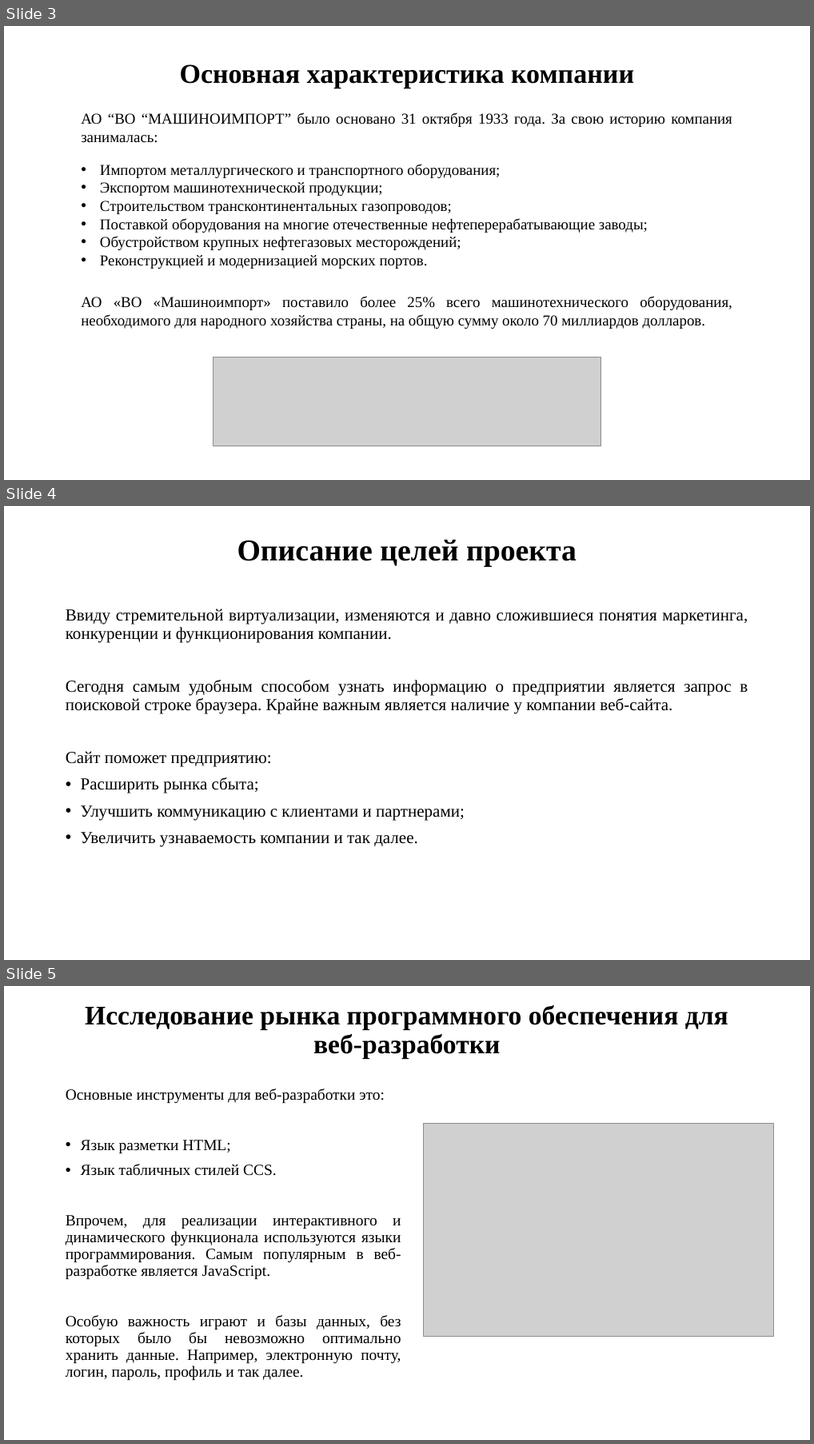
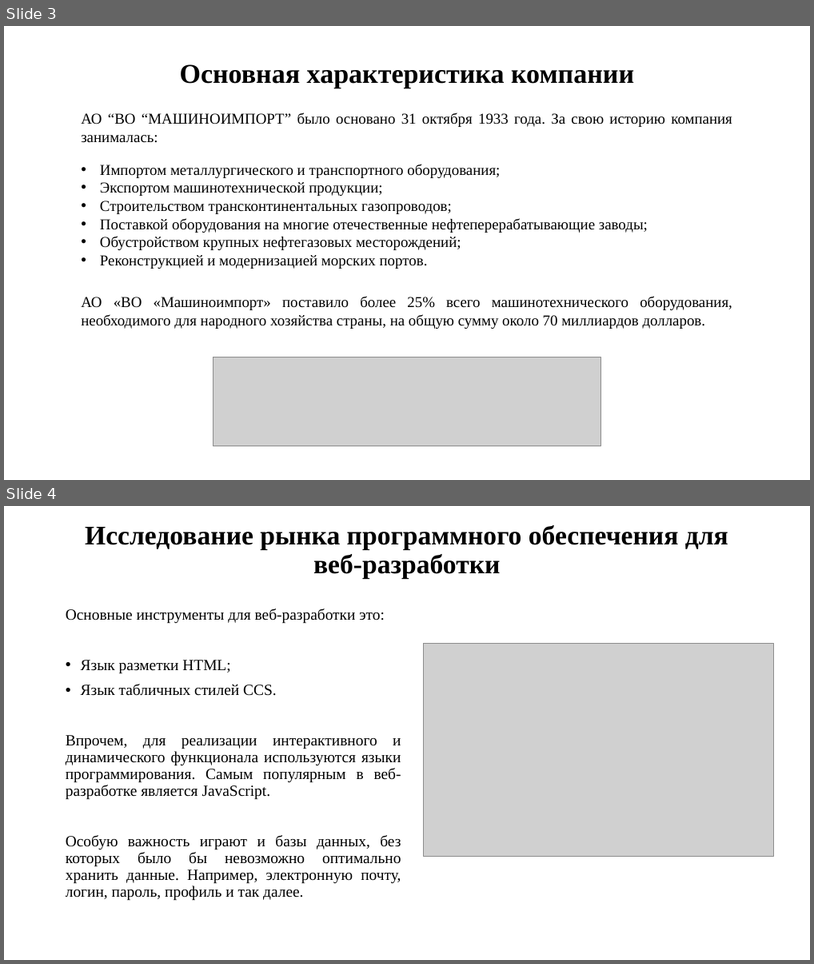
Before and after one commit to AtaevB/Commercial-Website-dev, a slide deck: презентация к диплому.pptx. Shown one above the other, each under a label of ours: slides 3, 4 and 5 before the commit, slides 3 and 4 after it. The pictures are 814x1444 and 814x964 pixels, drawn with LibreOffice and Linux fonts; fonts in the diff are those of the drawing; grey boxes stand for pictures. Boxes give left, top, right and bottom in pixels: in the first picture for what was removed or moved away, otherwise in the second. Text is boxed around its words. In the diff, an @@ line names an element or a change of style, - is before the commit and + after.

```diff
--- a/презентация к диплому.pptx
+++ b/презентация к диплому.pptx
@@ slide 4 removed at box(4, 506, 810, 960), background #FFFFFF @@
@@ title removed at box(238, 540, 577, 567) @@
-Описание целей проекта
@@ text removed at box(66, 608, 748, 847) @@
-Ввиду стремительной виртуализации, изменяются и давно сложившиеся понятия маркетинга, конкуренции и функционирования компании.
-Сегодня самым удобным способом узнать информацию о предприятии является запрос в поисковой строке браузера. Крайне важным является наличие у компании веб-сайта.
-Сайт поможет предприятию:
-• Расширить рынка сбыта;
-• Улучшить коммуникацию с клиентами и партнерами;
-• Увеличить узнаваемость компании и так далее.
@@ what was slide 5 is now slide 4 @@
```
Also in this commit, not shown: 3 slides changed, 4 slides added, 3 other slides removed, 41 other files.
